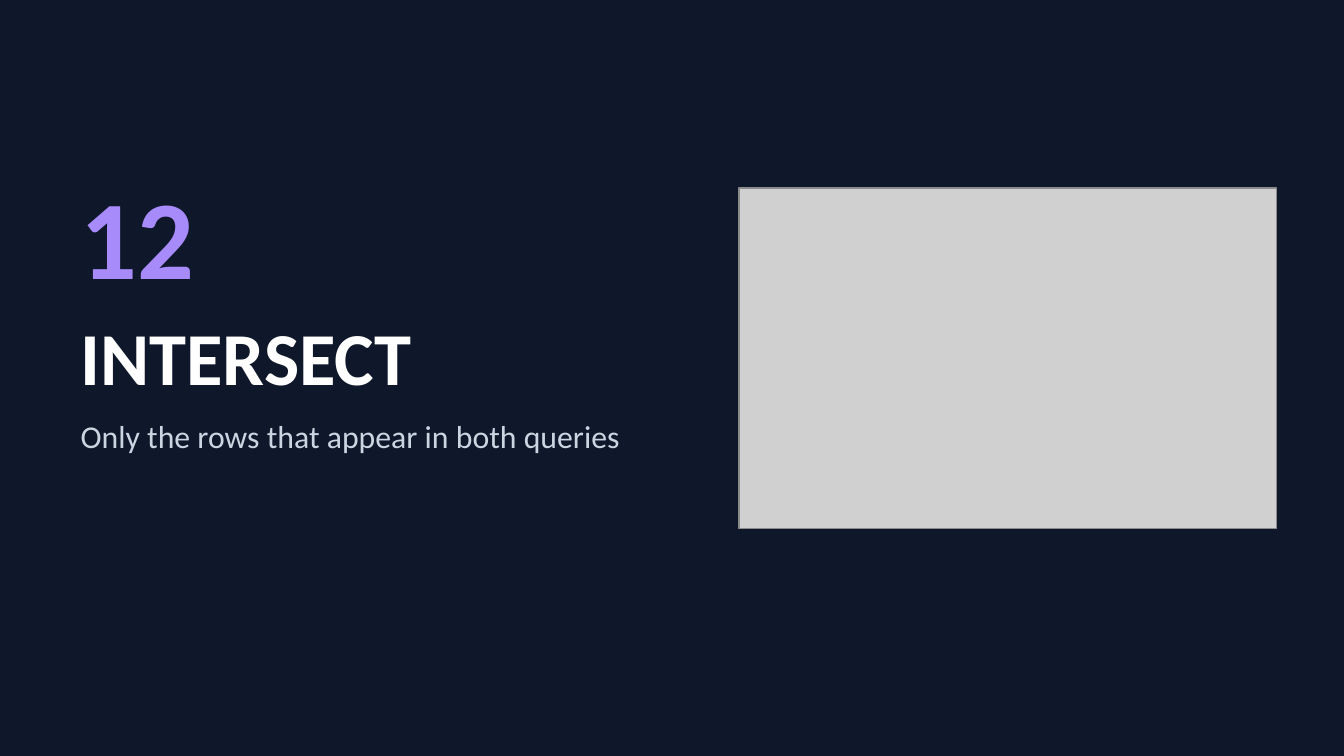
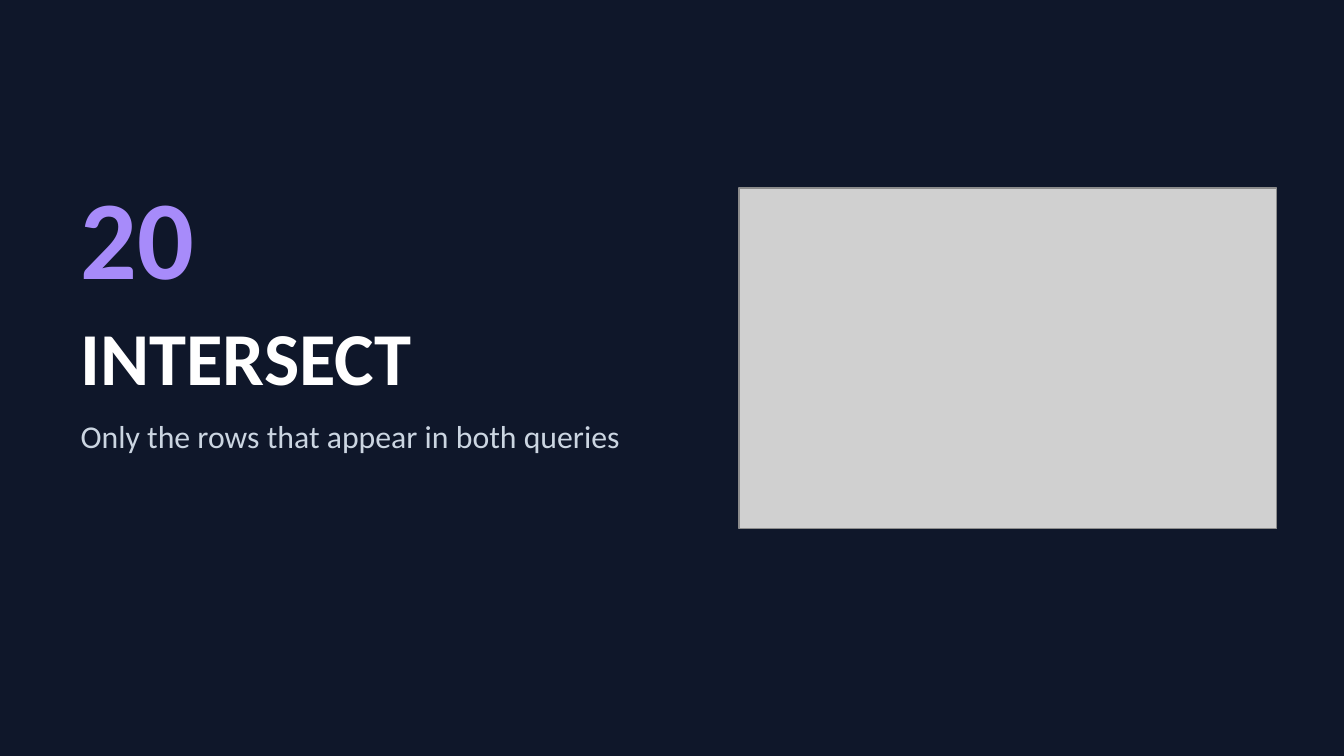
Before and after one commit to GreenwaysTechnology/icicibank_data_sql_reds_kafka, a slide deck: slide 97 of Module_03_Advanced_SQL_Queries/SQL_Joins_Basics.pptx (slide 63 before the commit). Drawn at 1344x756 pixels with LibreOffice and Linux fonts; fonts in the diff are those of the drawing; grey boxes stand for pictures. Boxes give left, top, right and bottom in pixels: in the first picture for what was removed or moved away, otherwise in the second. Text is boxed around its words. In the diff, an @@ line names an element or a change of style, - is before the commit and + after.

```diff
--- a/Module_03_Advanced_SQL_Queries/SQL_Joins_Basics.pptx
+++ b/Module_03_Advanced_SQL_Queries/SQL_Joins_Basics.pptx
@@ text at (81,205,194,280): text changed @@
-12
+20
```
Also in this commit, not shown: 4 other slides changed, 34 slides added.
